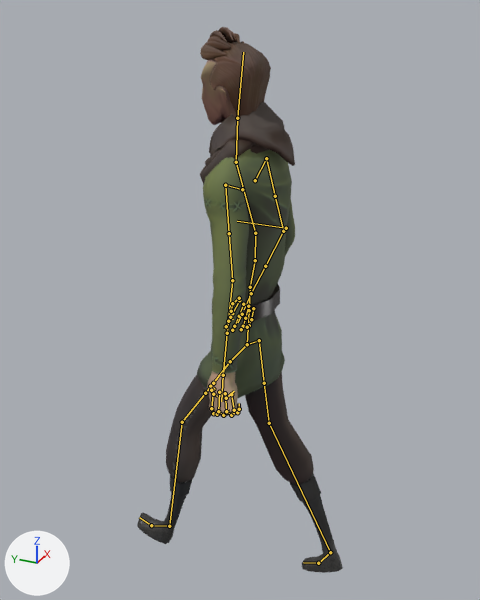
One commit to the Blender file Victor/Character Animation/ThirdPerson/LocomotionWrongWalk_3rdPerson.blend: the scene before it, then after it.
Rendered twice from a camera (50 mm lens) standing at (-1.656, -0.713, 1.841) and looking at (0.04, 0.05, 0.993). Lighting does not change. The marker at lower left points along +X, +Y and +Z. Both versions are drawn at frame 6 of the action 'Walk_F'; the numbers are the values there. The bones that bend it are drawn over the model as lines.

Names of what the first picture shows: 'mc_body.001', 'mc_clothing.003', 'mc_clothing.004'.
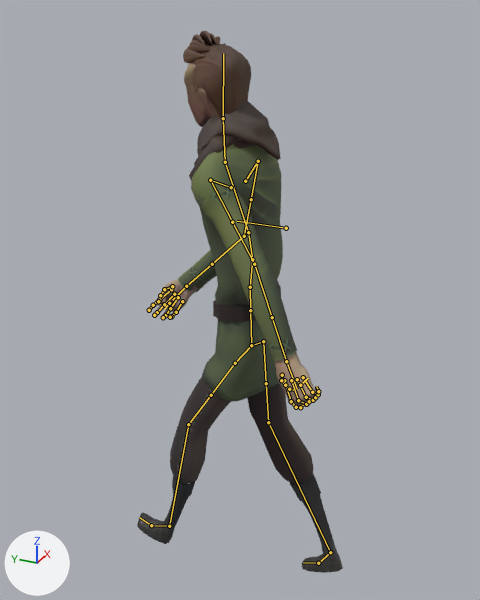
What changed in the scene script:
```text
Change bone_ctrl_cog_001:
    where bone_ctrl_cog_001 = bpy.data.objects['char_rig'].pose.bones['CTRL_COG.001']  # child of 'CTRL_Global'
    bone_ctrl_cog_001.rotation_quaternion: (1.0, 0.012, 0.0, 0.0) -> (1.0, -0.026, 0.0, 0.0)  # degrees (1, 0, 0) -> degrees (-3, 0, 0)
Change bone_ctrl_fk_torso_002:
    where bone_ctrl_fk_torso_002 = bpy.data.objects['char_rig'].pose.bones['CTRL_FK_Torso.002']  # child of 'CTRL_FK_Torso.001'
    bone_ctrl_fk_torso_002.rotation_quaternion: (0.997, -0.063, 0.038, -0.002) -> (0.983, -0.102, -0.149, 0.02)  # degrees (-7, 4, -1) -> degrees (-13, -17, 4)
Change bone_ctrl_fk_torso_003:
    where bone_ctrl_fk_torso_003 = bpy.data.objects['char_rig'].pose.bones['CTRL_FK_Torso.003']  # child of 'CTRL_FK_Torso.002'
    bone_ctrl_fk_torso_003.rotation_quaternion: (0.996, -0.082, -0.016, 0.001) -> (0.985, -0.055, 0.155, -0.003)  # degrees (-9, -2, 0) -> degrees (-7, 18, -1)
Change bone_fk_bicep_l_001:
    where bone_fk_bicep_l_001 = bpy.data.objects['char_rig'].pose.bones['FK_Bicep.L.001']  # child of 'MCH_FK_ArmParent.L.001'
    bone_fk_bicep_l_001.rotation_quaternion: (0.847, -0.026, -0.047, 0.461) -> (0.824, 0.111, 0.044, 0.535)  # degrees (-5, -3, 57) -> degrees (14, -3, 66)
Change bone_fk_bicep_r_001:
    where bone_fk_bicep_r_001 = bpy.data.objects['char_rig'].pose.bones['FK_Bicep.R.001']  # child of 'MCH_FK_ArmParent.R.001'
    bone_fk_bicep_r_001.rotation_quaternion: (0.847, -0.028, 0.047, -0.472) -> (0.829, -0.252, 0.139, -0.48)  # degrees (-6, 3, -58) -> degrees (-33, -1, -60)
Change bone_ctrl_fk_head_001:
    where bone_ctrl_fk_head_001 = bpy.data.objects['char_rig'].pose.bones['CTRL_FK_Head.001']  # child of 'CTRL_FK_Neck.001'
    bone_ctrl_fk_head_001.rotation_quaternion: (0.996, 0.084, 0.004, -0.002) -> (0.991, 0.102, -0.029, 0.028)  # degrees (10, 0, 0) -> degrees (12, -4, 3)
```

Changed parts and their boxes (x1, y1, x2, y2) in the pictures (480 x 600 px):
'mc_clothing.003', posed (21% wider): before (197, 101, 295, 398); after (178, 101, 297, 402)
'mc_clothing.004', posed: before (137, 371, 343, 573); after (137, 376, 343, 573)
'mc_body.001', posed (143% wider): before (200, 27, 271, 417); after (147, 31, 321, 409)
